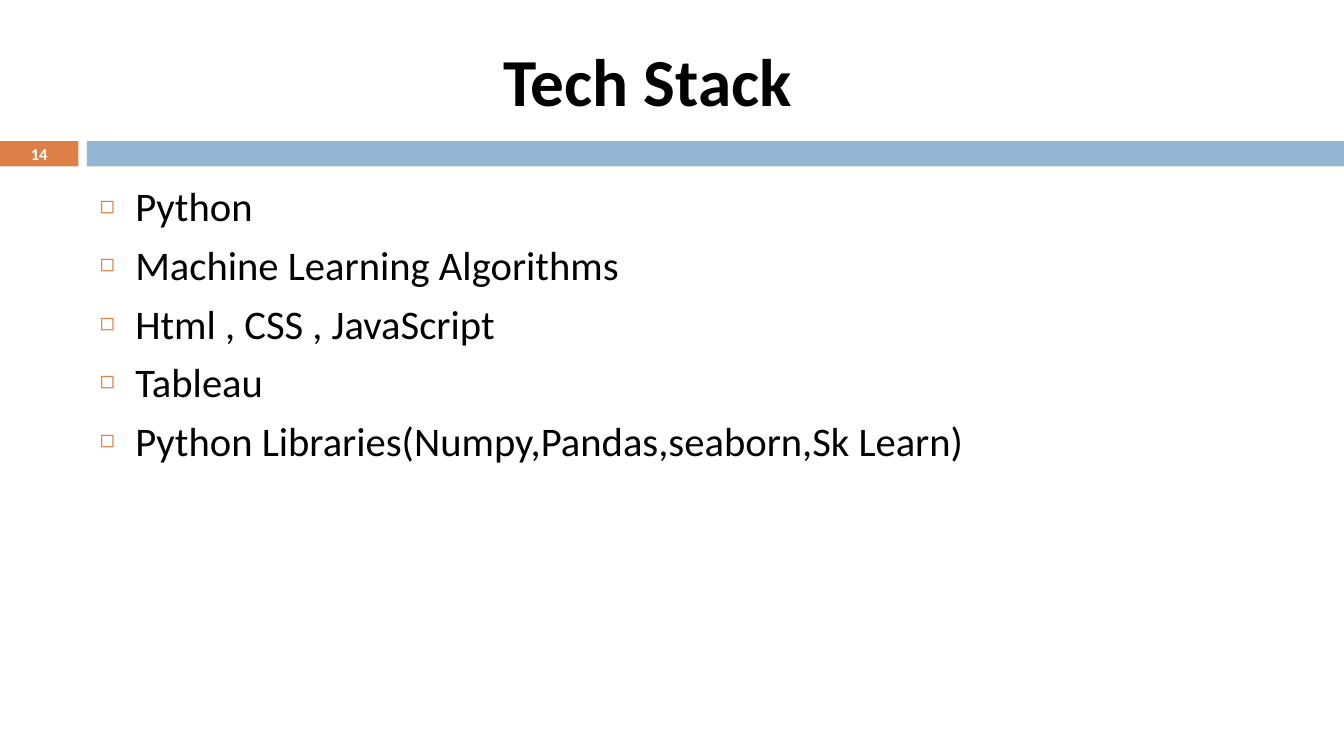
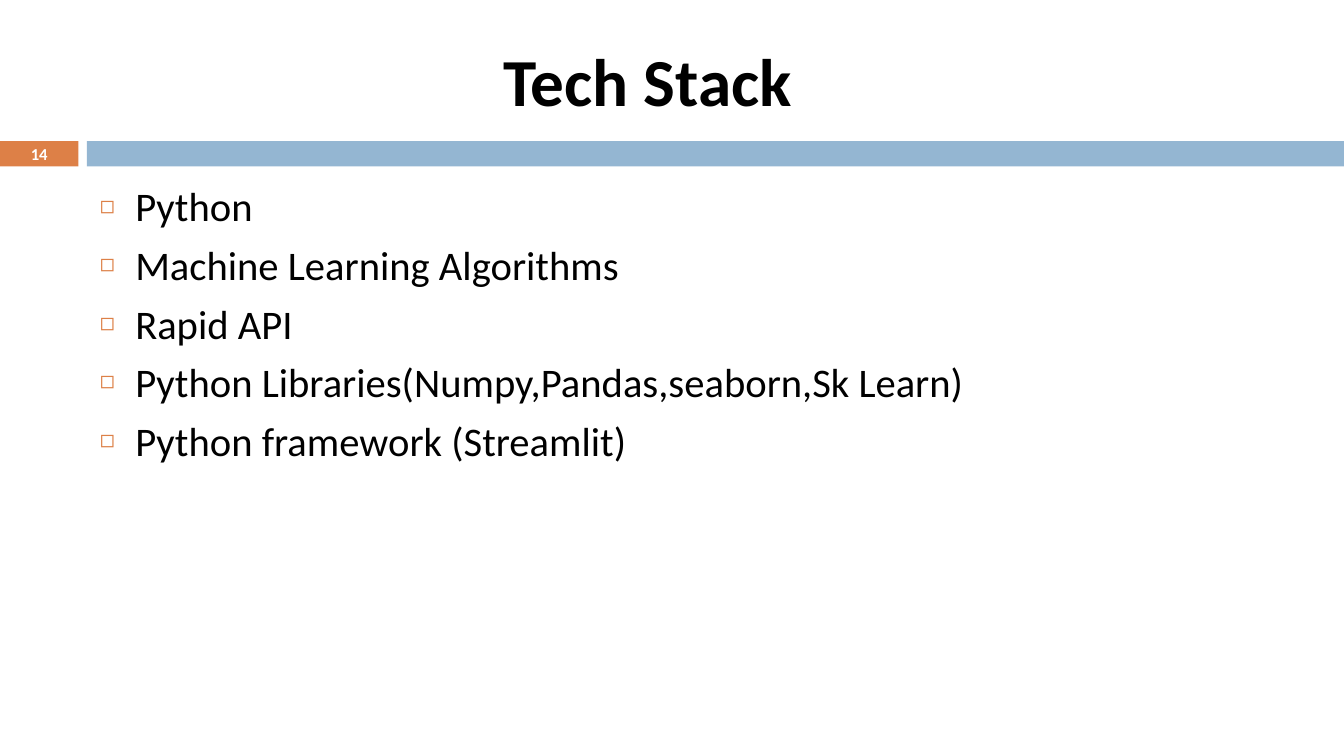
Before and after one commit to 14ayush/AQI-Predictor-Meerut, a slide deck: slide 14 of Documents/Final Year Project PPT Latest.pptx. Drawn at 1344x756 pixels with LibreOffice and Linux fonts; fonts in the diff are those of the drawing. Boxes give left, top, right and bottom in pixels: in the first picture for what was removed or moved away, otherwise in the second. Text is boxed around its words. In the diff, an @@ line names an element or a change of style, - is before the commit and + after.

```diff
--- a/Documents/Final Year Project PPT Latest.pptx
+++ b/Documents/Final Year Project PPT Latest.pptx
@@ text at [135, 310, 293, 346]: text changed @@
-◻ Html , CSS , JavaScript
-◻ Tableau
+◻ Rapid API
@@ text at [135, 426, 626, 463]: paragraph added @@
+◻ Python framework (Streamlit)
```
Also in this commit, not shown: 2 other slides changed, 4 other files.
